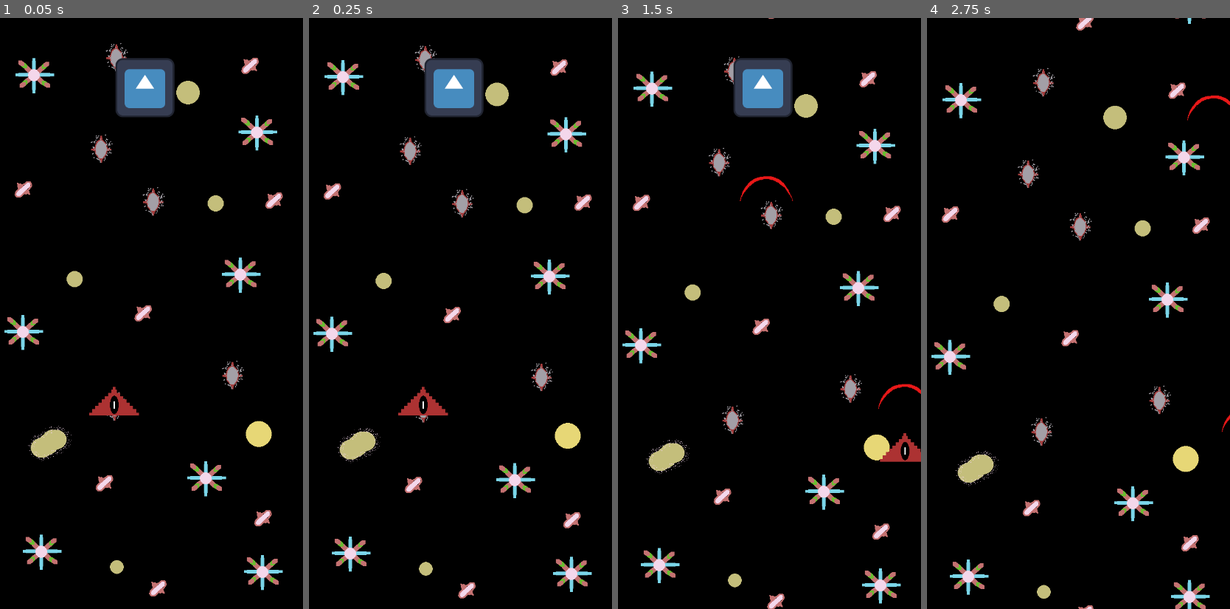
Above: before the commit, frames 1-4 (left to right).
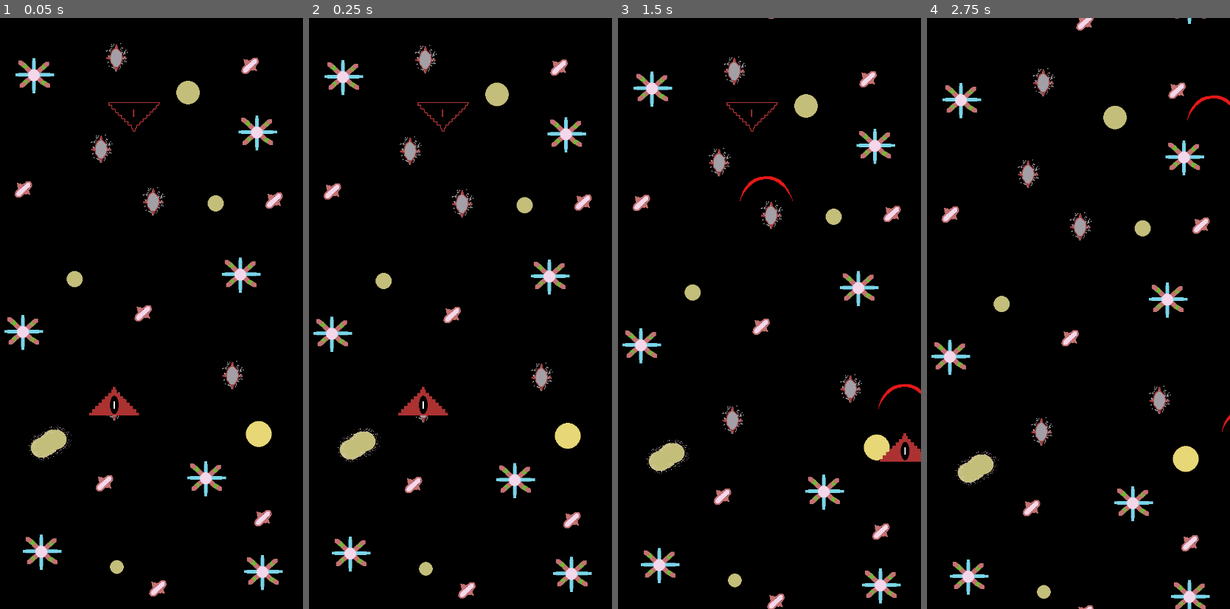
Above: after the commit, the same moments.

Repository: Cam-le/Cam-Space-Shooter
Game: Godot game, scene res://main.tscn
Two runs of this game, one before a commit and one after it. Both use one fixed random seed, a clock stepped at 60 frames per second and the inputs below. The engine's default icon, where the game draws it, is replaced by a stand-in: a white triangle on a blue panel in a dark square.
Inputs:
- Up to frame 1 (0.05 s): no input
- Up to frame 2 (0.25 s): no input
- Up to frame 3 (1.5 s): hold D (right) 0.53-1.28 s; tap Space (shoot) at 0.6, 1.35 s; hold S (down) from 1.28 s (still down)
- Up to frame 4 (2.75 s): release S (down) at 2.03 s; hold D (right) from 2.03 s (still down); tap Space (shoot) at 2.1 s

The runs differ from the first frame. In frame 1, 2.0% of the frame differs, in the area x 35-58%, y 6-20%; in frame 2, 2.0%; in frame 3, 2.0%; in frame 4, nothing differs.

Commit message:
Add files via upload
-Mob sprite and projectile have been added

Diff:
--- a/Space_Shooter_First/main.tscn
+++ b/Space_Shooter_First/main.tscn
@@ -3,7 +3,7 @@
 [ext_resource type="PackedScene" uid="uid://crjb6wux8lbr6" path="res://scrolling_background.tscn" id="1_yfl4o"]
 [ext_resource type="PackedScene" uid="uid://ynv3pln07a1s" path="res://player.tscn" id="2_mmdck"]
 [ext_resource type="PackedScene" uid="uid://cgc74au8akitk" path="res://wall.tscn" id="3_gpsvi"]
-[ext_resource type="PackedScene" uid="uid://ucdoygp1ck8r" path="res://target_dummy.tscn" id="4_7c4aj"]
+[ext_resource type="PackedScene" uid="uid://brbmsoblypqmk" path="res://mob.tscn" id="4_knndo"]
 
 [node name="Main" type="Node"]
 
@@ -15,7 +15,8 @@
 
 [node name="Wall" parent="." instance=ExtResource("3_gpsvi")]
 
-[node name="TargetDummy" parent="." instance=ExtResource("4_7c4aj")]
-position = Vector2(377, 151)
+[node name="Mob" parent="." instance=ExtResource("4_knndo")]
+position = Vector2(352, 207)
+rotation = 3.14159
 
 [connection signal="area_entered" from="Wall" to="Player" method="_on_wall_area_entered"]
--- /dev/null
+++ b/Space_Shooter_First/mob.gd
@@ -0,0 +1,20 @@
+extends StaticBody2D
+
+@export var Bullet : PackedScene
+# Called when the node enters the scene tree for the first time.
+func _ready():
+	$MobProjectile.queue_free()
+
+
+# Called every frame. 'delta' is the elapsed time since the previous frame.
+func _process(delta):
+	pass
+
+func shoot():
+	var b = Bullet.instantiate()
+	owner.add_child(b)
+	b.transform = $Muzzle.global_transform
+
+
+func _on_shoot_timer_timeout():
+	shoot()
--- /dev/null
+++ b/Space_Shooter_First/mob.tscn
@@ -0,0 +1,37 @@
+[gd_scene load_steps=6 format=3 uid="uid://brbmsoblypqmk"]
+
+[ext_resource type="Script" path="res://mob.gd" id="1_ppoiv"]
+[ext_resource type="Texture2D" uid="uid://cb64edr1hdyxb" path="res://asset/EnemyPrototype.png" id="1_pxgk1"]
+[ext_resource type="PackedScene" uid="uid://c4ktegttolr8m" path="res://mob_projectile.tscn" id="3_pr1jy"]
+
+[sub_resource type="CircleShape2D" id="CircleShape2D_17njt"]
+radius = 26.0192
+
+[sub_resource type="RectangleShape2D" id="RectangleShape2D_gikf2"]
+size = Vector2(109, 5.5)
+
+[node name="Mob" type="StaticBody2D"]
+script = ExtResource("1_ppoiv")
+Bullet = ExtResource("3_pr1jy")
+
+[node name="MobSprite" type="Sprite2D" parent="."]
+texture = ExtResource("1_pxgk1")
+
+[node name="MobTopHB" type="CollisionShape2D" parent="."]
+position = Vector2(-2, -13)
+shape = SubResource("CircleShape2D_17njt")
+
+[node name="Muzzle" type="Marker2D" parent="."]
+position = Vector2(-1, -45)
+
+[node name="MobBottomHB" type="CollisionShape2D" parent="."]
+position = Vector2(-1, 22)
+shape = SubResource("RectangleShape2D_gikf2")
+
+[node name="MobProjectile" parent="." instance=ExtResource("3_pr1jy")]
+
+[node name="ShootTimer" type="Timer" parent="."]
+wait_time = 3.0
+autostart = true
+
+[connection signal="timeout" from="ShootTimer" to="." method="_on_shoot_timer_timeout"]
--- /dev/null
+++ b/Space_Shooter_First/mob_projectile.gd
@@ -0,0 +1,12 @@
+extends Area2D
+
+@export var speed = 500
+
+# Called when the node enters the scene tree for the first time.
+func _ready():
+	pass # Replace with function body.
+
+
+# Called every frame. 'delta' is the elapsed time since the previous frame.
+func _process(delta):
+	position -= transform.y * speed * delta
--- /dev/null
+++ b/Space_Shooter_First/mob_projectile.tscn
@@ -0,0 +1,17 @@
+[gd_scene load_steps=4 format=3 uid="uid://c4ktegttolr8m"]
+
+[ext_resource type="Texture2D" uid="uid://hqxt3ohbdnkr" path="res://asset/MobProjectile.png" id="1_1cjp6"]
+[ext_resource type="Script" path="res://mob_projectile.gd" id="1_ueq0u"]
+
+[sub_resource type="CapsuleShape2D" id="CapsuleShape2D_nvtfy"]
+height = 44.0
+
+[node name="MobProjectile" type="Area2D"]
+script = ExtResource("1_ueq0u")
+
+[node name="ProjectileSprite" type="Sprite2D" parent="."]
+texture = ExtResource("1_1cjp6")
+
+[node name="CollisionShape2D" type="CollisionShape2D" parent="."]
+position = Vector2(0, -38)
+shape = SubResource("CapsuleShape2D_nvtfy")
--- a/Space_Shooter_First/player.gd
+++ b/Space_Shooter_First/player.gd
@@ -32,3 +32,7 @@
 	var b = Bullet.instantiate()
 	owner.add_child(b)
 	b.transform = $Muzzle.global_transform
+
+func _on_area_entered(area):
+	#$PlayerSprite.queue_free()
+	pass
--- a/Space_Shooter_First/player.tscn
+++ b/Space_Shooter_First/player.tscn
@@ -5,7 +5,7 @@
 [ext_resource type="PackedScene" uid="uid://cqiptfukd4au1" path="res://player_projectile.tscn" id="3_sae0j"]
 
 [sub_resource type="CircleShape2D" id="CircleShape2D_t1pwa"]
-radius = 22.0907
+radius = 31.0
 
 [node name="Player" type="Area2D"]
 script = ExtResource("1_c4s7q")
@@ -16,7 +16,7 @@
 texture = ExtResource("2_401ah")
 
 [node name="CollisionShape2D" type="CollisionShape2D" parent="."]
-position = Vector2(356, 1156)
+position = Vector2(357, 1148)
 shape = SubResource("CircleShape2D_t1pwa")
 
 [node name="Muzzle" type="Marker2D" parent="."]
@@ -25,3 +25,5 @@
 
 [node name="PlayerProjectile" parent="." instance=ExtResource("3_sae0j")]
 position = Vector2(351, 1024)
+
+[connection signal="area_entered" from="." to="." method="_on_area_entered"]
Binary file added: Space_Shooter_First/asset/EnemyPrototype.aseprite
Binary file added: Space_Shooter_First/asset/EnemyPrototype.png
Not shown, added: Space_Shooter_First/asset/EnemyPrototype.png.import
Binary file added: Space_Shooter_First/asset/MobProjectile.aseprite
Binary file added: Space_Shooter_First/asset/MobProjectile.png
Not shown, added: Space_Shooter_First/asset/MobProjectile.png.import
